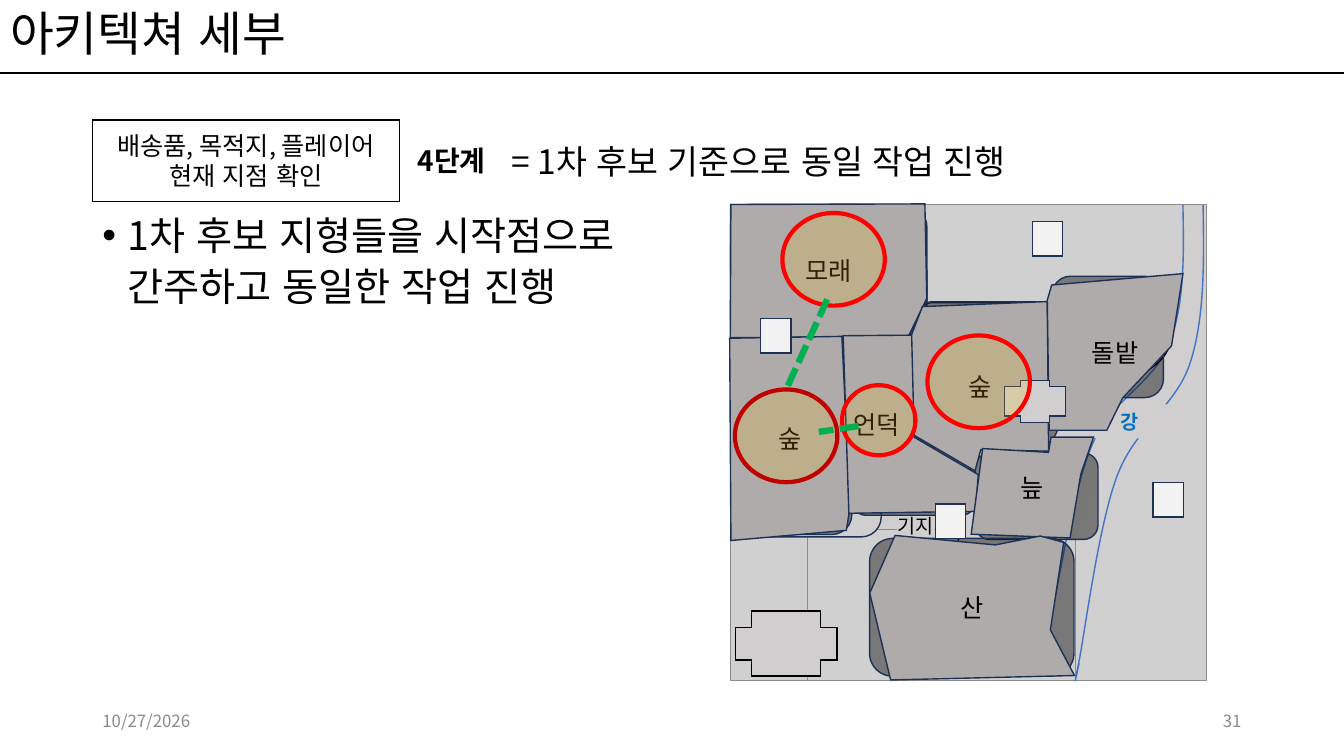
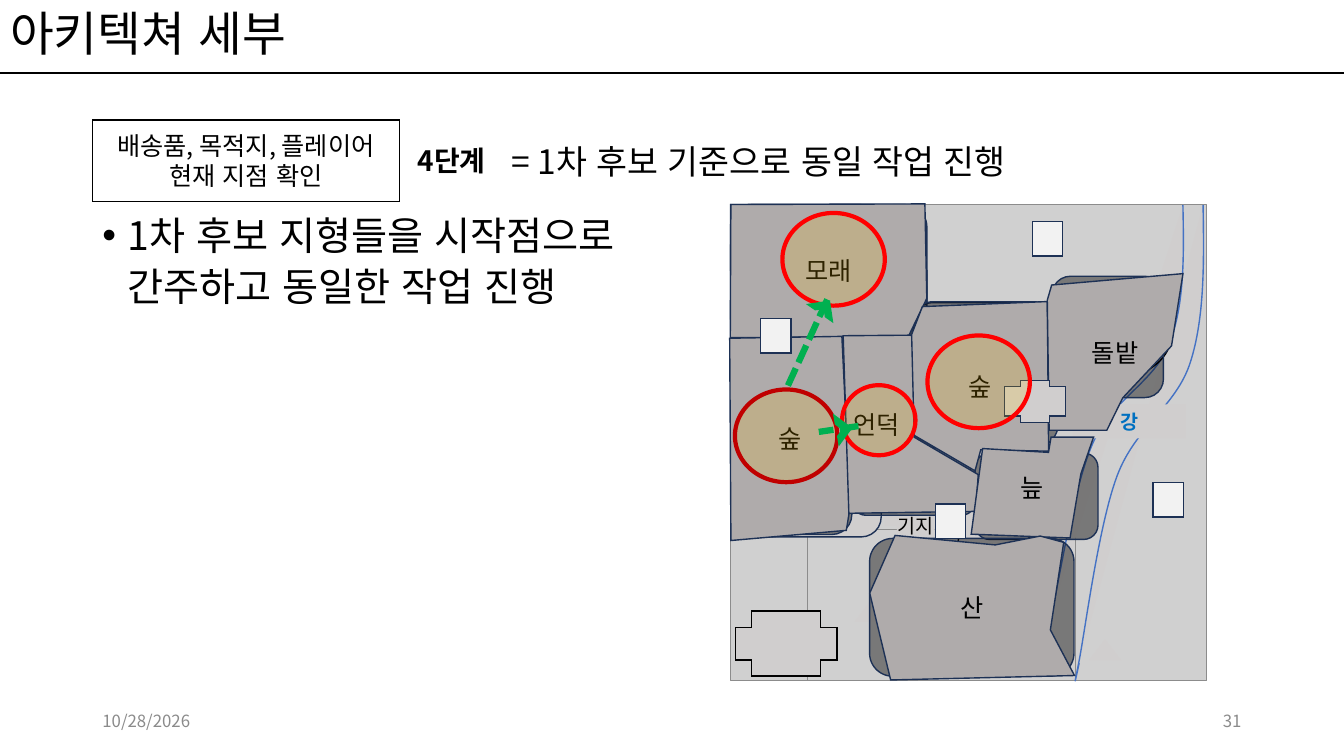
Before and after one commit to kwakyerin/2026_Graduation_Project, a slide deck: slide 31 of documents/HyunahKwon/design/designing/for_teammates/배트와 달트_기획.pptx. Drawn at 1344x756 pixels with LibreOffice and Linux fonts; fonts in the diff are those of the drawing; grey boxes stand for pictures. Boxes give left, top, right and bottom in pixels: in the first picture for what was removed or moved away, otherwise in the second. Text is boxed around its words. In the diff, an @@ line names an element or a change of style, - is before the commit and + after.

Commit message:
아키텍쳐 지형 고려 단계 기획 및 정리 완료
전체 기획서에 해당 내용 위치함

```diff
--- a/documents/HyunahKwon/design/designing/for_teammates/배트와 달트_기획.pptx
+++ b/documents/HyunahKwon/design/designing/for_teammates/배트와 달트_기획.pptx
@@ half frame added at [807, 300, 834, 327], fill #00B050 @@
@@ half frame added at [820, 413, 853, 446], fill #00B050 @@
@@ text at [102, 714, 190, 730]: text changed @@
-10/27/2026
+10/28/2026
```
Also in this commit, not shown: 70 other slides changed, 3 slides added, 1 other file.
